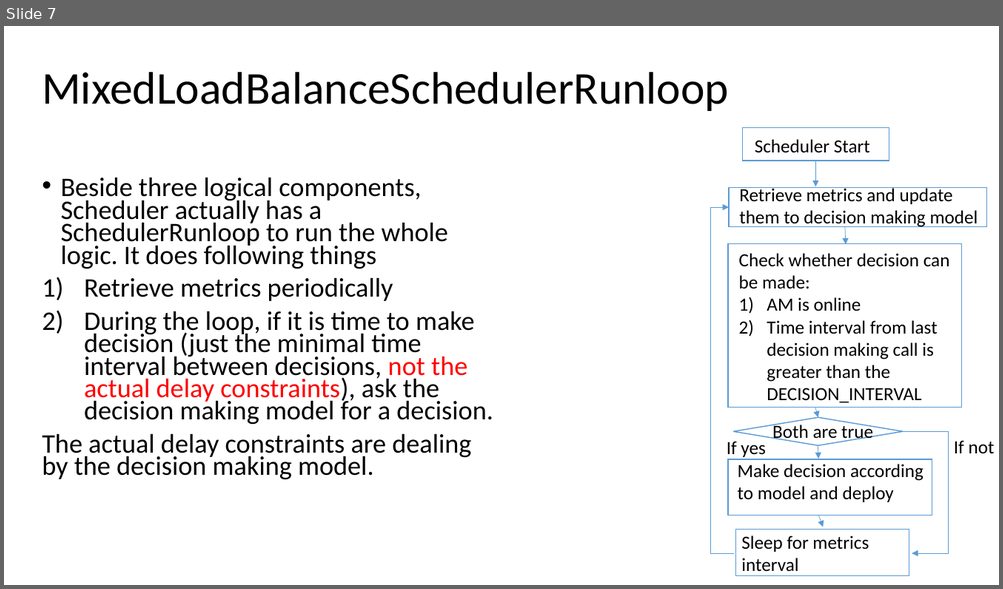
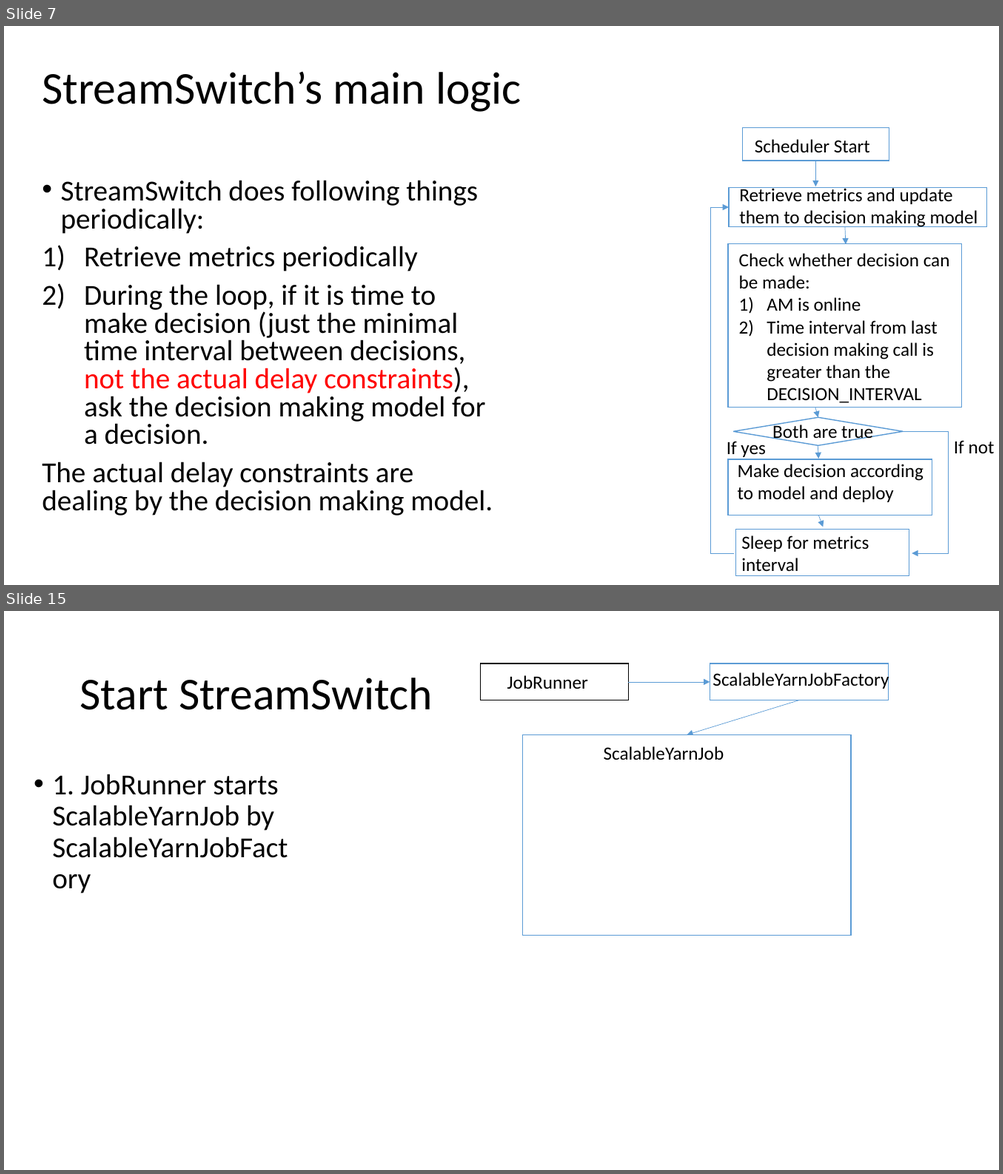
Before and after one commit to Swrrt/Samza-Documents, a slide deck: Documentation/DelayGuaranteeStructure.pptx. Shown one above the other, each under a label of ours: slide 7 before the commit, slides 7 and 15 after it; the slides between them are not shown. The pictures are 1003x589 and 1003x1174 pixels, drawn with LibreOffice and Linux fonts; fonts in the diff are those of the drawing. Boxes give left, top, right and bottom in pixels: in the first picture for what was removed or moved away, otherwise in the second. Text is boxed around its words. In the diff, an @@ line names an element or a change of style, - is before the commit and + after.

```diff
--- a/Documentation/DelayGuaranteeStructure.pptx
+++ b/Documentation/DelayGuaranteeStructure.pptx
@@ slide 15 added at [4, 611, 999, 1170], background #FFFFFF @@
@@ rectangle added at [481, 664, 629, 701], fill #FFFFFF, outline #000000 1 pt @@
@@ text added at [507, 675, 588, 689], 18 pt, text #000000 @@
+JobRunner
@@ rectangle added at [710, 664, 888, 701], fill #FFFFFF, outline #5B9BD5 1 pt @@
@@ text added at [712, 670, 888, 690], 18 pt, text #000000 @@
+ScalableYarnJobFactory
@@ title added at [79, 678, 432, 710], 44 pt, text #000000 @@
+Start StreamSwitch
@@ arrow added from (629, 682) to (710, 682), #5B9BD5 0.5 pt @@
@@ arrow added from (799, 701) to (687, 735), #5B9BD5 0.5 pt @@
@@ rectangle added at [523, 735, 851, 936], fill #FFFFFF, outline #5B9BD5 1 pt @@
@@ text added at [603, 746, 724, 760], 18 pt, text #000000 @@
+ScalableYarnJob
@@ text added at [52, 774, 278, 831], 28 pt, text #000000 @@
+• 1. JobRunner starts ScalableYarnJob by ScalableYarnJobFactory
@@ slide 7 changed as well @@
@@ title at [42, 72, 521, 112]: text changed @@
-MixedLoadBalanceSchedulerRunloop
+StreamSwitch’s main logic
@@ text at [61, 180, 478, 234]: text changed; size 25.9 to 28 pt @@
-• Beside three logical components, Scheduler actually has a SchedulerRunloop to run the whole logic. It does following things
+• StreamSwitch does following things periodically:
@@ text at [42, 246, 492, 516]: size 25.9 to 28 pt in "Retrieve metrics periodically", "During the loop, if it is time ...", "The actual delay constraints are dealing by ..."; line spacing 0.7 to 0.8 @@
```
Also in this commit, not shown: 14 other slides changed, 57 other slides added, 10 slides removed.
